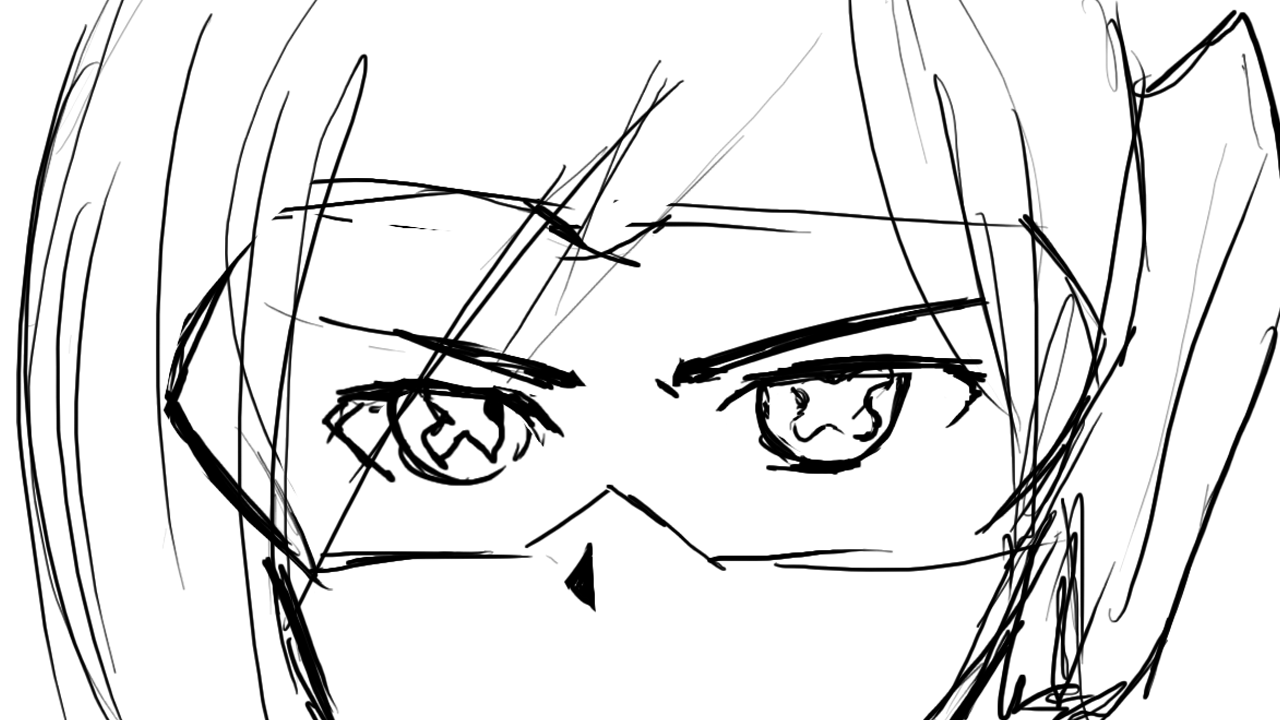
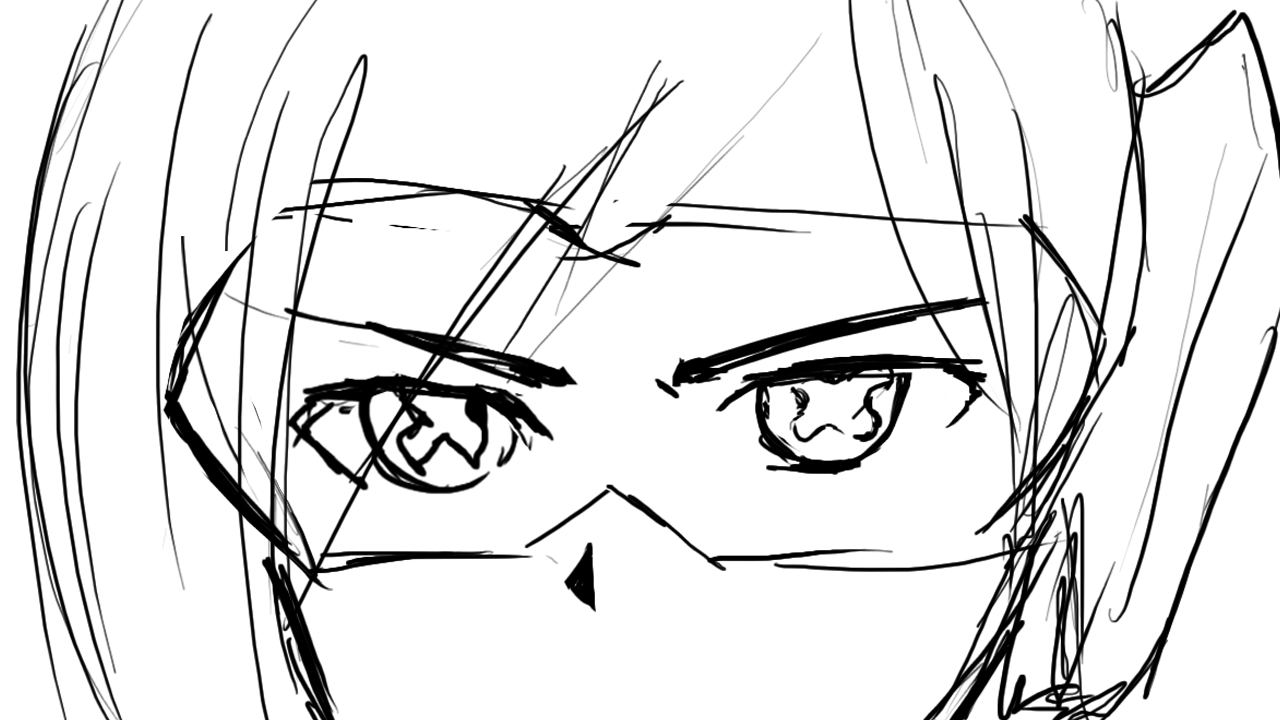
Revision of a layered 1280px x 720px image; what changed, layer by layer:
painted on "Layer 3" (2nd of 2, in "Group 1") over left=181, top=236, right=588, bottom=506
